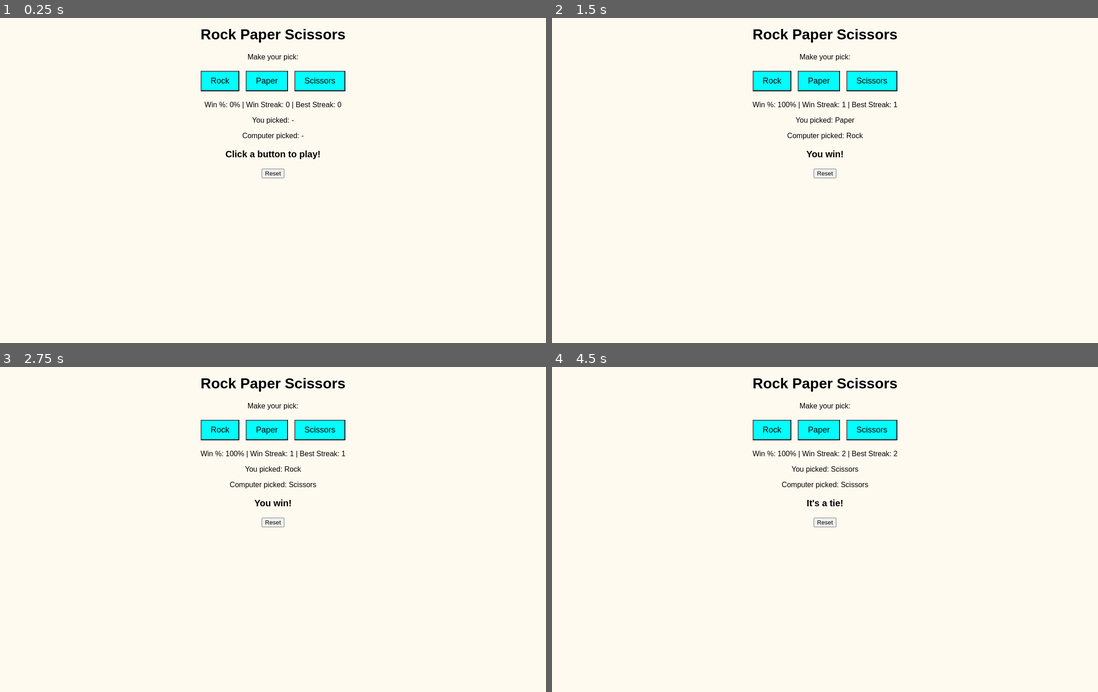
Above: before the commit, frames 1-4 (two rows, left to right).
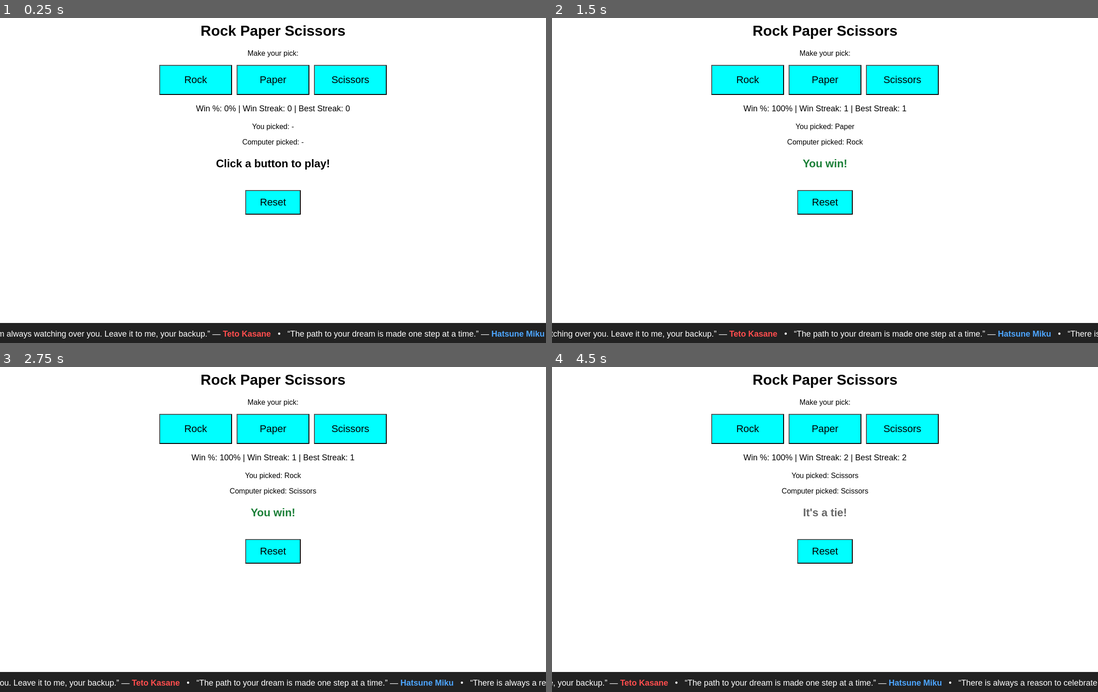
Above: after the commit, the same moments.

Repository: jeffreyB-7/rock_paper_scissors
Game: browser game, page index.html
Same seed, same stepped clock (60 frames per second), same inputs: the game is played once before the commit and once after it.
Inputs:
- Up to frame 1 (0.25 s): no input
- Up to frame 2 (1.5 s): click "Paper" at 1.27 s
- Up to frame 3 (2.75 s): click "Scissors" at 1.87 s; click "Reset" at 2.02 s; click "Rock" at 2.47 s
- Up to frame 4 (4.5 s): click "Rock" at 3.07 s; click "Paper" at 3.67 s; click "Scissors" at 4.27 s

The runs differ from the first frame. In frame 1, 11% of the frame differs, in the area x 0-100%, y 2-100%; in frame 2, 11%; in frame 3, 11%; in frame 4, 11%.

Commit message:
Add responsive layout and quote ticker

Diff:
--- a/index.html
+++ b/index.html
@@ -30,6 +30,12 @@
 
   <button id="reset">Reset</button>
 
+  <!-- Ticker bar: script.js fills the track with the quotes -->
+  <div id="ticker">
+    <div id="ticker-track"></div>
+  </div>
+
+  <script src="quotes.js"></script>
   <script src="script.js"></script>
 </body>
 </html>
--- /dev/null
+++ b/quotes.js
@@ -0,0 +1,45 @@
+// Quote data for the ticker at the bottom of the page.
+//
+// Each quote has:
+//   text    - the exact words
+//   speaker - who said it (optional: leave it out or use "" to show no name)
+//
+// HOW TO EDIT: copy one line, change the text and speaker, and keep a comma
+// between quotes (but no comma after the last one).
+//
+// Example:
+//   { text: "Your quote goes here.", speaker: "Character Name" },
+const quotes = [
+  // Strawberry Shortcake
+  { text: "Grow with challenges; they help us become our best selves!", speaker: "Strawberry Shortcake" },
+  { text: "With a bit of courage, even the biggest dreams can come true!", speaker: "Strawberry Shortcake" },
+  { text: "With determination, you can turn dreams into sweet realities!", speaker: "Strawberry Shortcake" },
+  { text: "Every setback is an opportunity to find a new way to shine!", speaker: "Strawberry Shortcake" },
+  { text: "Like a cake rising in the oven, we too can rise above our challenges!", speaker: "Strawberry Shortcake" },
+  { text: "Celebrate life's little moments; they're the ones that matter!", speaker: "Strawberry Shortcake" },
+
+  // Teto Kasane
+  { text: "Kick reason to the curb and just follow me.", speaker: "Teto Kasane" },
+  { text: "I'm always watching over you. Leave it to me, your backup.", speaker: "Teto Kasane" },
+  { text: "Quit with this nonsense already. There is no such thing as being bound by fate.", speaker: "Teto Kasane" },
+  { text: "Believe that good things will come to those who wait.", speaker: "Teto Kasane" },
+  { text: "Ignore those frustrations and make up your mind already.", speaker: "Teto Kasane" },
+  { text: "I'll never forget you, my precious memory.", speaker: "Teto Kasane" },
+
+  // Hatsune Miku
+  { text: "Your future self is rooting for you right now.", speaker: "Hatsune Miku" },
+  { text: "A dream without action is just a nice idea.", speaker: "Hatsune Miku" },
+  { text: "The goal does not have to be huge. It just has to be yours.", speaker: "Hatsune Miku" },
+  { text: "Keep going.", speaker: "Hatsune Miku" },
+  { text: "Do not shrink your dreams to fit a smaller stage.", speaker: "Hatsune Miku" },
+  { text: "There is always a reason to celebrate if you look close enough.", speaker: "Hatsune Miku" },
+  { text: "The path to your dream is made one step at a time.", speaker: "Hatsune Miku" }
+];
+
+// The color of each speaker's name in the ticker (any CSS color works).
+// A speaker who isn't listed here gets white.
+const speakerColors = {
+  "Hatsune Miku": "#4da6ff",         // blue
+  "Strawberry Shortcake": "#ff69b4", // pink
+  "Teto Kasane": "#ff4d4d"           // red
+};
--- a/script.js
+++ b/script.js
@@ -82,7 +82,10 @@
     lose: "You lose!",
     tie: "It's a tie!"
   };
-  document.getElementById("result").textContent = messages[result];
+  const resultElement = document.getElementById("result");
+  resultElement.textContent = messages[result];
+  // Sets the class to result-win, result-lose, or result-tie (styled in style.css)
+  resultElement.className = "result-" + result;
 }
 
 // Put the game back to how it looked when the page first loaded
@@ -96,6 +99,7 @@
   document.getElementById("player-pick").textContent = "-";
   document.getElementById("computer-pick").textContent = "-";
   document.getElementById("result").textContent = "Click a button to play!";
+  document.getElementById("result").className = "";
 }
 
 document.getElementById("reset").addEventListener("click", resetGame);
@@ -107,3 +111,67 @@
     playRound(button.dataset.choice);
   });
 });
+
+// Return a shuffled copy of a list (the original list is not changed)
+function shuffle(list) {
+  const copy = list.slice();
+  // Walk backwards, swapping each item with a random item at or before it
+  for (let i = copy.length - 1; i > 0; i = i - 1) {
+    const j = Math.floor(Math.random() * (i + 1));
+    const temp = copy[i];
+    copy[i] = copy[j];
+    copy[j] = temp;
+  }
+  return copy;
+}
+
+// Add every quote in the list to the container, with a colored speaker name
+function addQuotes(container, list) {
+  list.forEach(function (quote) {
+    container.appendChild(document.createTextNode("“" + quote.text + "”"));
+
+    if (quote.speaker) {
+      container.appendChild(document.createTextNode(" — "));
+      const name = document.createElement("span");
+      name.textContent = quote.speaker;
+      name.style.fontWeight = "bold";
+      name.style.color = speakerColors[quote.speaker] || "white";
+      container.appendChild(name);
+    }
+
+    // Non-breaking spaces so the gap between quotes never collapses
+    container.appendChild(document.createTextNode("   •   "));
+  });
+}
+
+// Fill the ticker at the bottom with the quotes from quotes.js
+function buildTicker() {
+  if (quotes.length === 0) {
+    return;
+  }
+
+  const track = document.getElementById("ticker-track");
+
+  // A new random order every time the page loads
+  const shuffled = shuffle(quotes);
+
+  // The first half of the track
+  const half = document.createElement("span");
+  addQuotes(half, shuffled);
+  track.appendChild(half);
+
+  // Repeat the quotes until one half is wider than the screen (no empty gaps)
+  let tries = 0;
+  while (half.offsetWidth < window.innerWidth && tries < 50) {
+    addQuotes(half, shuffled);
+    tries = tries + 1;
+  }
+
+  // The second half is an exact copy, which makes the loop seamless
+  track.appendChild(half.cloneNode(true));
+
+  // Same speed on every screen: 80 pixels per second
+  track.style.animationDuration = half.offsetWidth / 80 + "s";
+}
+
+buildTicker();
--- a/style.css
+++ b/style.css
@@ -2,18 +2,102 @@
   font-family: Arial, sans-serif;
   text-align: center;
   padding: 20px;
-  background-color: FloralWhite;
+  /* Extra room at the bottom so the ticker never covers the game */
+  padding-bottom: 80px;
+  /* Keep the game in a centered column instead of stretching across the screen */
+  max-width: 500px;
+  margin: 0 auto;
 }
 
+/* The row that holds Rock, Paper, and Scissors */
+.choices {
+  display: flex;
+  gap: 10px;
+  justify-content: center;
+}
+
+/* Big, easy-to-click buttons (the Reset button shares this look) */
+.choice,
+#reset {
+  background-color: aqua;
+  font-size: 22px;
+  padding: 18px 10px;
+  margin: 0;
+  cursor: pointer;
+}
+
+/* Each choice button shares the row equally */
 .choice {
-  background-color: aqua;
+  flex: 1;
+}
+
+#reset {
+  margin-top: 20px;
+  padding: 12px 30px;
+}
+
+#scoreboard {
   font-size: 18px;
-  padding: 10px 20px;
-  margin: 5px;
-  cursor: pointer;
+  margin: 20px 0;
 }
 
 #result {
   font-weight: bold;
-  font-size: 20px;
+  font-size: 24px;
 }
+
+/* Result colors (the class is added by script.js after each round) */
+.result-win {
+  color: #1a7f37;
+}
+
+.result-lose {
+  color: #c62828;
+}
+
+.result-tie {
+  color: #666666;
+}
+
+/* The quote ticker: a bar stuck to the bottom of the window */
+#ticker {
+  position: fixed;
+  left: 0;
+  bottom: 0;
+  width: 100%;
+  overflow: hidden;
+  background-color: #222222;
+  color: white;
+  padding: 14px 0;
+  font-size: 18px;
+}
+
+/* The track is one long line of text that slides to the left.
+   script.js sets the animation speed. */
+#ticker-track {
+  display: inline-block;
+  white-space: nowrap;
+  animation: ticker-scroll 30s linear infinite;
+}
+
+/* Slide left by half the track. The track holds two identical halves,
+   so jumping back to the start is invisible and it loops forever. */
+@keyframes ticker-scroll {
+  from {
+    transform: translateX(0);
+  }
+  to {
+    transform: translateX(-50%);
+  }
+}
+
+/* Phone-sized screens: stack the buttons so each one is full width */
+@media (max-width: 480px) {
+  .choices {
+    flex-direction: column;
+  }
+
+  #reset {
+    width: 100%;
+  }
+}
Not shown, changed: ROADMAP.md
